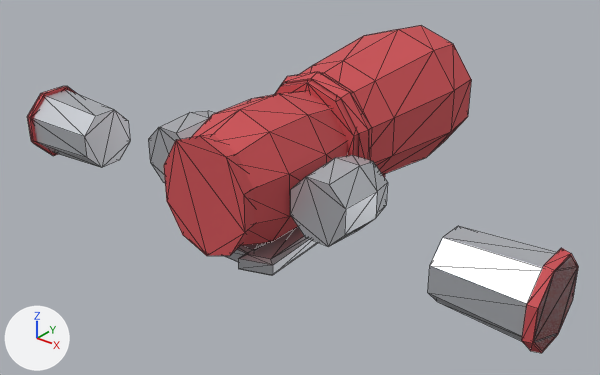
Renders of the glTF model client/public/models/armour/armor_robe.glb from each side of a commit.
Before and after are seen from a 50 mm camera at (1.77, -3.81, 1.25) aimed at (-0.02, -1.57, -0.14). Arrows for +X, +Y and +Z are at lower left; the lights stay in place. The older version comes first. Mesh edges are drawn as thin lines. Vertices at exactly the same position are counted once.

In view in the first picture: 'Abdomen', 'LowerArmL', 'LowerArmR', 'Torso', 'UpperArmL', 'UpperArmR'.
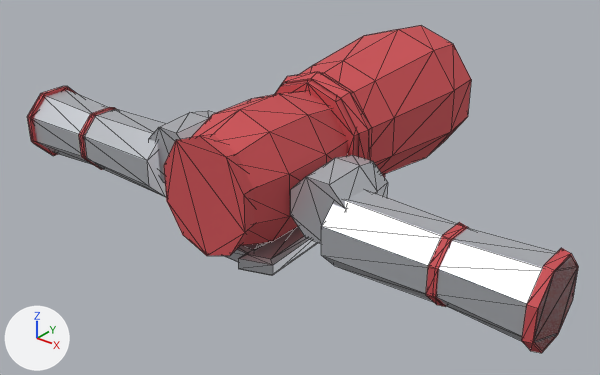
Pixel boxes [x1, y1, x2, y2] of what changed, in the pictures (600 x 375 px):
'UpperArmL', reshaped
    before: [290, 155, 388, 246]
    after: [290, 155, 457, 302]
'LowerArmL', reshaped
    before: [428, 226, 578, 353]
    after: [426, 222, 578, 353]
'UpperArmR', reshaped
    before: [148, 111, 215, 183]
    after: [84, 109, 215, 197]
'LowerArmR', reshaped
    before: [27, 86, 130, 167]
    after: [27, 86, 116, 170]
part 1 of me_lowerarml, added (red)
    after: [426, 222, 468, 307]
part 2 of me_lowerarmr, added
    after: [79, 107, 116, 170]
part 3 of me_upperarml, added
    after: [321, 190, 457, 302]
part 4 of me_upperarmr, added
    after: [84, 109, 166, 197]

Edits to the bpy script that builds the scene:
```text
Change me_lowerarml:
    used by ob_lowerarml; location = (0.0, 0.0, 0.0)
    remove me_lowerarml.from_pydata(...)  # 32 vertices, 56 faces; spans x 0.78..1.12, y -2.0..-1.72, z -0.18..0.1
    add me_lowerarml.from_pydata(...)  # 48 vertices, 84 faces; spans x 0.78..1.12, y -2.0..-1.72, z -0.18..0.1
    me_lowerarml part 1: a new loose piece, an 8-sided cut cone along x (radius 0.13 at the low end, 0.125 at the high end) spanning x 0.78..0.81, y -1.98..-1.74, z -0.16..0.08, in mat_red (red #ce5055)
Change me_lowerarmr:
    used by ob_lowerarmr; location = (0.0, 0.0, 0.0)
    remove me_lowerarmr.from_pydata(...)  # 32 vertices, 56 faces; spans x -1.12..-0.78, y -2.0..-1.72, z -0.18..0.1
    add me_lowerarmr.from_pydata(...)  # 48 vertices, 84 faces; spans x -1.12..-0.78, y -2.0..-1.72, z -0.18..0.1
    me_lowerarmr part 2: a new loose piece, an 8-sided cut cone along x (radius 0.125 at the low end, 0.13 at the high end) spanning x -0.81..-0.78, y -1.98..-1.74, z -0.16..0.08, in mat_red (red #ce5055)
Change me_upperarml:
    used by ob_upperarml; location = (0.0, 0.0, 0.0)
    remove me_upperarml.from_pydata(...)  # 24 vertices, 44 faces; spans x 0.22..0.46, y -1.93..-1.68, z -0.1..0.14
    add me_upperarml.from_pydata(...)  # 40 vertices, 72 faces; spans x 0.22..0.8, y -1.986..-1.68, z -0.166..0.14
    me_upperarml part 3: a new loose piece, an 8-sided cut cone along x (radius 0.136 at the low end, 0.124 at the high end) spanning x 0.4..0.8, y -1.986..-1.734, z -0.166..0.086, in mat_steel (light grey #cbced4)
Change me_upperarmr:
    used by ob_upperarmr; location = (0.0, 0.0, 0.0)
    remove me_upperarmr.from_pydata(...)  # 24 vertices, 44 faces; spans x -0.46..-0.22, y -1.93..-1.68, z -0.1..0.14
    add me_upperarmr.from_pydata(...)  # 40 vertices, 72 faces; spans x -0.8..-0.22, y -1.986..-1.68, z -0.166..0.14
    me_upperarmr part 4: a new loose piece, an 8-sided cut cone along x (radius 0.124 at the low end, 0.136 at the high end) spanning x -0.8..-0.4, y -1.986..-1.734, z -0.166..0.086, in mat_steel (light grey #cbced4)
```
